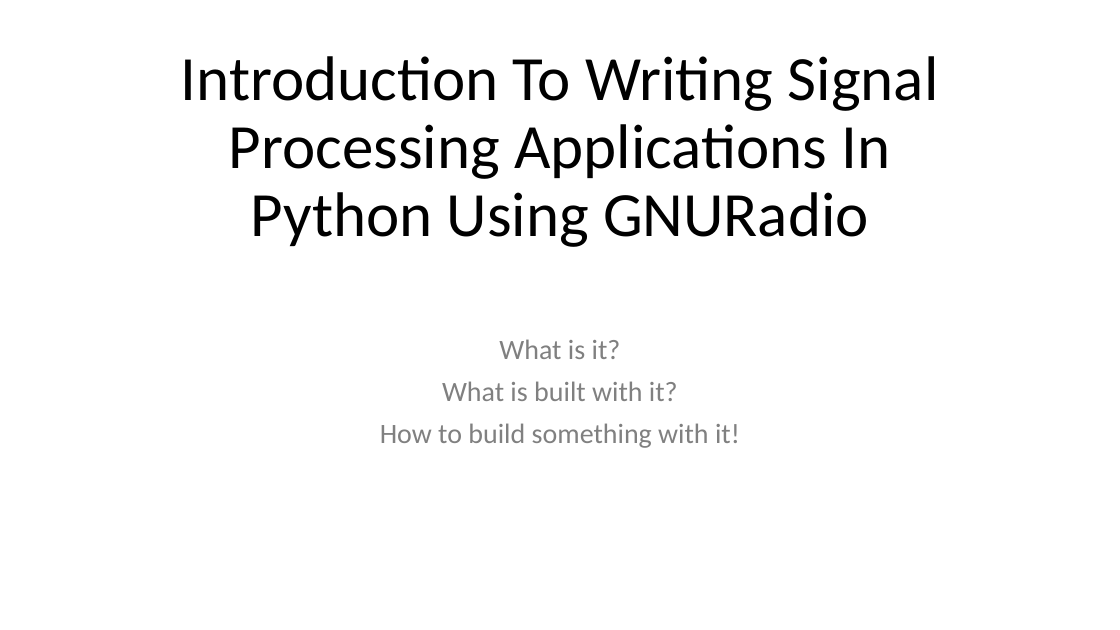
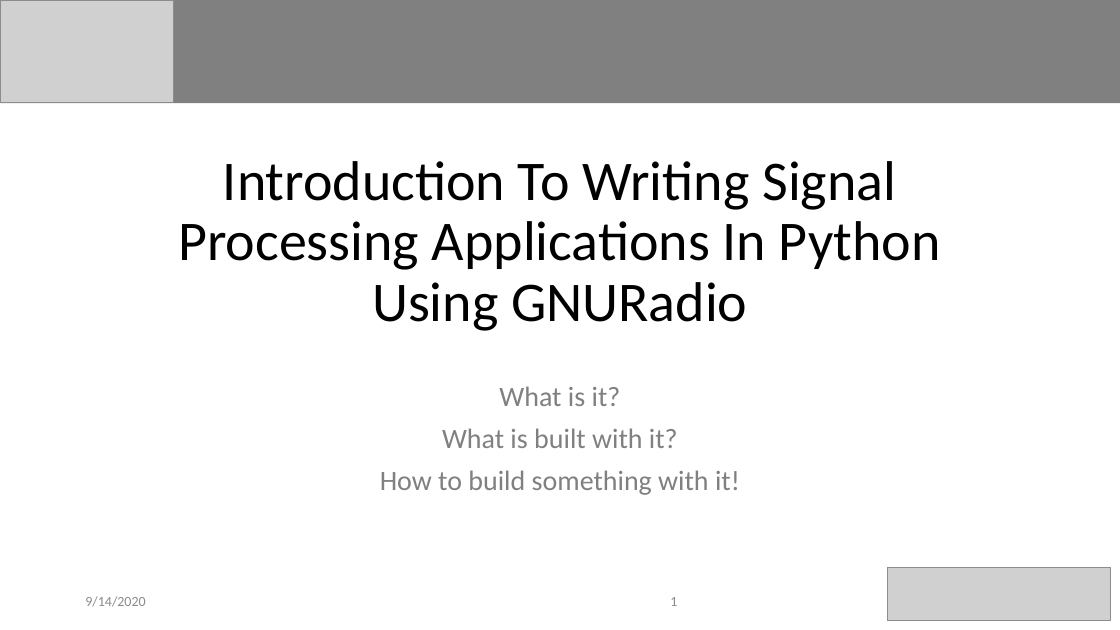
Before and after one commit to TheWylieStCoyote/writing_GNURadio_blocks_python, a slide deck: slide 1 of Presentation_workshop.pptx. Drawn at 1120x630 pixels with LibreOffice and Linux fonts; fonts in the diff are those of the drawing; grey boxes stand for pictures. Boxes give left, top, right and bottom in pixels: in the first picture for what was removed or moved away, otherwise in the second. Text is boxed around its words. In the diff, an @@ line names an element or a change of style, - is before the commit and + after.

```diff
--- a/Presentation_workshop.pptx
+++ b/Presentation_workshop.pptx
@@ picture added at box(0, 0, 173, 103) @@
@@ rectangle added at box(1, 0, 1120, 103), fill #808080 @@
@@ title "Introduction To Writing Signal Processing ...": place and size @@
-title "Introduction To Writing Signal Processing ..." at box(181, 56, 939, 247)
+title "Introduction To Writing Signal Processing ..." at box(178, 161, 941, 331)
@@ title "Introduction To Writing Signal Processing ..." at box(178, 161, 941, 331): size 54 to 48 pt @@
@@ subtitle "What is it?": place and size @@
-subtitle "What is it?" at box(380, 339, 740, 448)
+subtitle "What is it?" at box(380, 386, 740, 495)
@@ picture added at box(887, 567, 1110, 621) @@
@@ text added at box(85, 596, 145, 607), 12 pt, text #8C8C8C @@
+9/14/2020
@@ page number added at box(670, 597, 677, 606), 12 pt, text #8C8C8C @@
+1
```
Also in this commit, not shown: 27 other slides changed, 1 other file.
